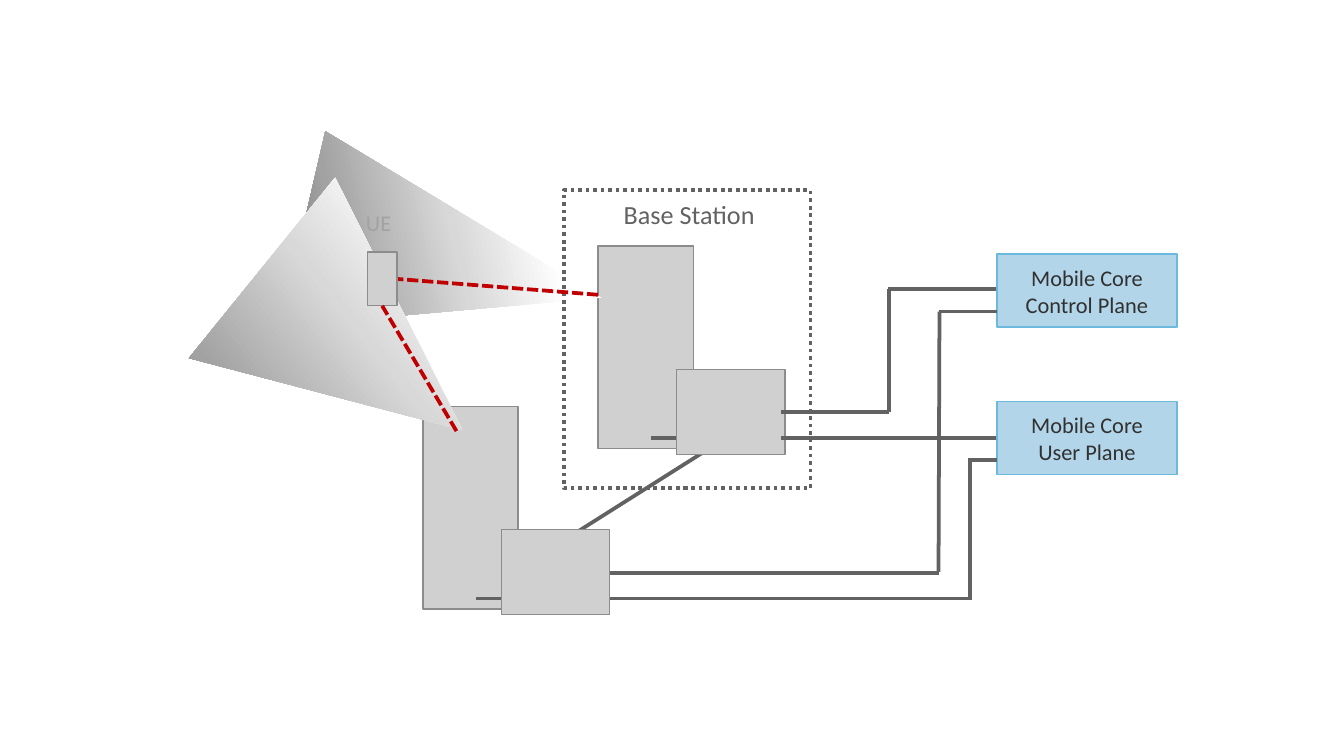
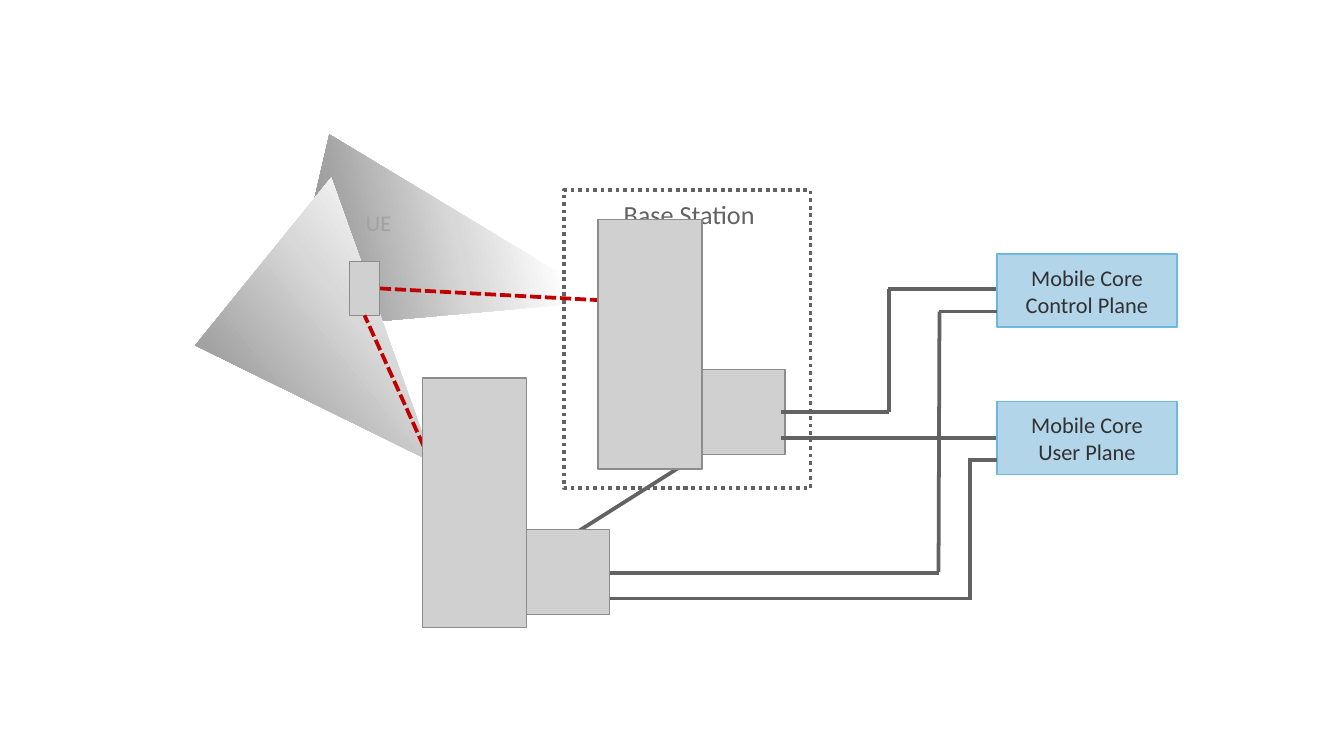
Before and after one commit to SystemsApproach/private5g, a slide deck: slide 11 of figures.pptx (slide 9 before the commit). Drawn at 1344x756 pixels with LibreOffice and Linux fonts; fonts in the diff are those of the drawing; grey boxes stand for pictures. Boxes give left, top, right and bottom in pixels: in the first picture for what was removed or moved away, otherwise in the second. Text is boxed around its words. In the diff, an @@ line names an element or a change of style, - is before the commit and + after.

```diff
--- a/figures.pptx
+++ b/figures.pptx
@@ triangle: place and size @@
-triangle at (280,131,624,395)
+triangle at (284,134,628,398)
@@ triangle: place and size @@
-triangle at (189,178,536,521)
+triangle at (195,177,532,508)
@@ triangle at (195,177,532,508): proportions changed @@
@@ picture: place and size @@
-picture at (598,246,694,449)
+picture at (598,219,702,469)
@@ picture: place and size @@
-picture at (367,253,396,306)
+picture at (349,262,379,316)
@@ line moved from (598, 294) - (396, 280) to (601, 300) - (379, 289) @@
@@ line moved from (457, 431) - (382, 306) to (430, 460) - (364, 316) @@
@@ picture: place and size @@
-picture at (423,406,519,609)
+picture at (423,378,527,628)
@@ line removed from (681, 438) to (650, 438) @@
@@ line removed from (507, 598) to (476, 598) @@
```
Also in this commit, not shown: 15 other slides changed, 13 slides removed, 46 other files.
